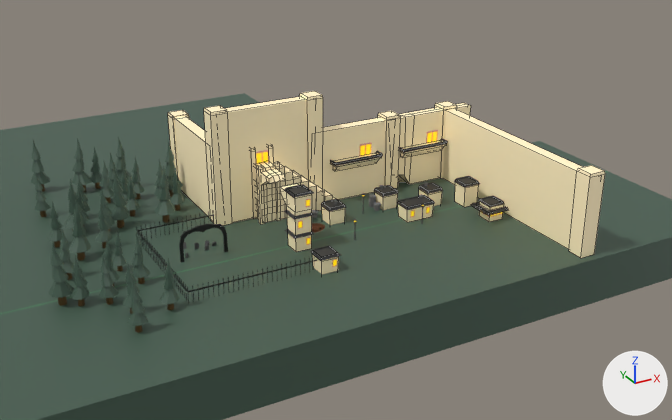
One commit to the Blender file Level 2024.blend: the scene before it, then after it.
Before and after are seen from a camera (50 mm lens) standing at (-146.0, -243.0, 130.0) and looking at (-5.0, 13.0, 2.0). Arrows for +X, +Y and +Z are at lower right; the lights stay in place. Mesh edges are drawn as thin lines on the coarser meshes. Objects named as collision shapes, trigger or cutter boxes, shadow casters or lower levels of detail are left out.

The older version as bpy lines, for what is in view:
```python
me_cube_001 = bpy.data.meshes.new('Cube.001')
me_cube_001.from_pydata(...)  # 516 vertices, 380 faces; spans x -60.2..59.0, y -73.8..29.3, z -1.2..39.5
# faces by material slot: [361, 5, 14]
me_cube_001.materials.append(mat_housenofade)  # white #ffffd7
me_cube_001.materials.append(mat_housenofade)  # white #ffffd7
me_cube_001.materials.append(mat_awning)  # black #2e2e2e
me_cube_003 = bpy.data.meshes.new('Cube.003')
me_cube_003.from_pydata(...)  # 110 vertices, 96 faces, 1 loose edge; spans x -186.0..123.0, y -62.0..155.0, z -14.0..2.0
# faces by material slot: [39, 50, 7]
me_cube_003.materials.append(mat_material_001)  # dark green #465e4f
me_cube_003.materials.append(mat_material_002)  # brown #5e381f
me_cube_003.materials.append(mat_material_003)  # dark green #4a7c5a
me_cylinder_050 = bpy.data.meshes.new('Cylinder.050')
me_cylinder_050.from_pydata(...)  # 85 vertices, 85 faces; spans x -2.8..2.8, y -2.6..2.8, z -1.0..15.7
me_cylinder_050.polygons.foreach_set('use_smooth', [True] * 85)
# faces by material slot: [70, 15]
me_cylinder_050.materials.append(mat_material_022)  # dark green #465e4f
me_cylinder_050.materials.append(mat_material_021)  # brown #5e4926
ob_ground_col = bpy.data.objects.new('Ground_col', me_cube_003)
ob_ground_col.location = (-16.0, 8.1, -2.8)
ob_houses = bpy.data.objects.new('Houses', me_cube_001)
ob_houses.location = (29.6, 7.1, -0.1)
ob_houses.rotation_euler = (0.0, 0.0, 4.712)  # degrees (0, 0, 270)
ob_tree_027 = bpy.data.objects.new('Tree.027', me_cylinder_050)
ob_tree_027.location = (-102.1, -2.7, 0.0)
ob_tree_027.rotation_euler = (0.0, 0.0, -3.317)  # degrees (0, 0, -190)
ob_tree_027.scale = (1.26, 1.26, 1.26)
# also in view: 'Tree.003' at (-90.0, 23.0, 9.0); 'Tree.008' at (-57.0, 37.0, 9.0); 'Fencepost' at (-51.0, 3.0, 2.0); 'Tree.007' at (-72.0, 41.0, 9.0)
```
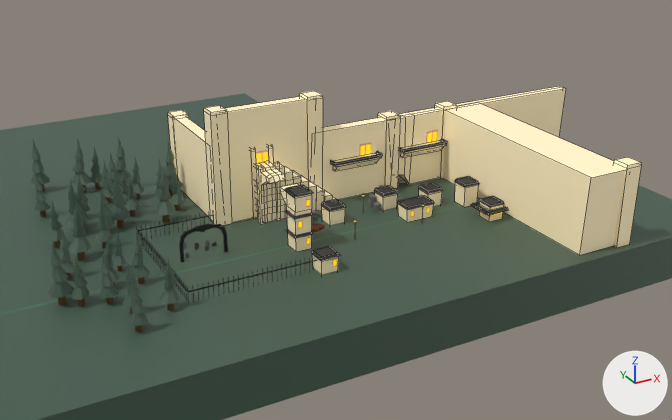
The change in detail:
me_cube_001 is used by ob_houses; location (29.6, 7.1, -0.1); rotation (0.0, 0.0, 4.712), in degrees (0, 0, 270).
me_cube_001 had 516 vertices, 380 faces and spanned x -60.2..59.0, y -73.8..29.3, z -1.2..39.5.
me_cube_001 no longer uses material mat_housenofade.
me_cube_001 now has 516 vertices, 381 faces and spans x -60.2..59.0, y -73.8..75.4, z -1.2..39.5.
Part 1, on me_cube_001:
6 vertices are removed from x -22.4..-18.0, y 28.1..29.3, z -0.3..26.2.
6 faces are deleted.
12 vertices in x 53.1..59.0, y 16.5..22.4, z -0.3..27.7 move by (0.0, 15.0, 0.0).
4 vertices move from x -20.1..58.4, y 21.7..21.8, z -0.3..26.2 to x -20.1..58.4, y 33.6..33.8, z -0.3..26.2.
6 vertices are added at (-18.0, 75.4, 26.2), (-22.2, 75.4, 26.2), (-20.1, 75.4, 26.2), (-18.2, 74.2, -0.3), (-22.4, 74.2, -0.3), (-20.3, 74.2, -0.3).
7 new faces join them, mat_housenofade (white #ffffd7).

Changed parts and their boxes (x1, y1, x2, y2) in the pictures (672 x 420 px; the box of a moved part takes in the faces that stretch with it):
'Houses', reshaped (8% wider): before (168, 91, 605, 274); after (168, 86, 642, 274)
part 1 of me_cube_001, moved or reshaped: before (408, 103, 605, 258); after (408, 86, 642, 255)
